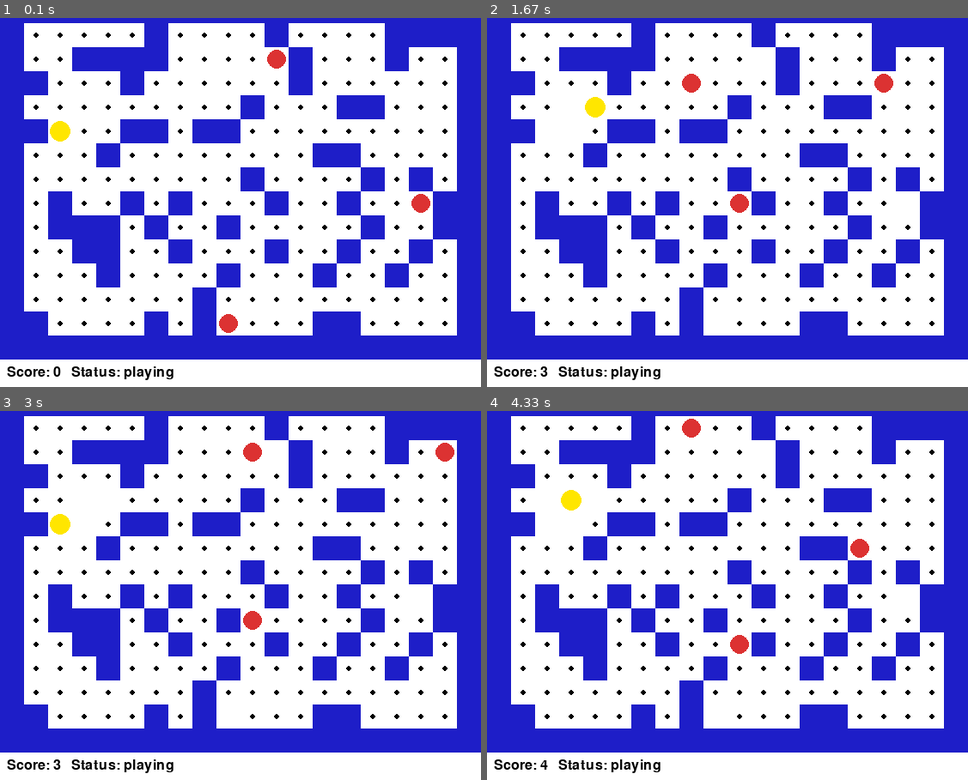
Above: before the commit, frames 1-4 (two rows, left to right).
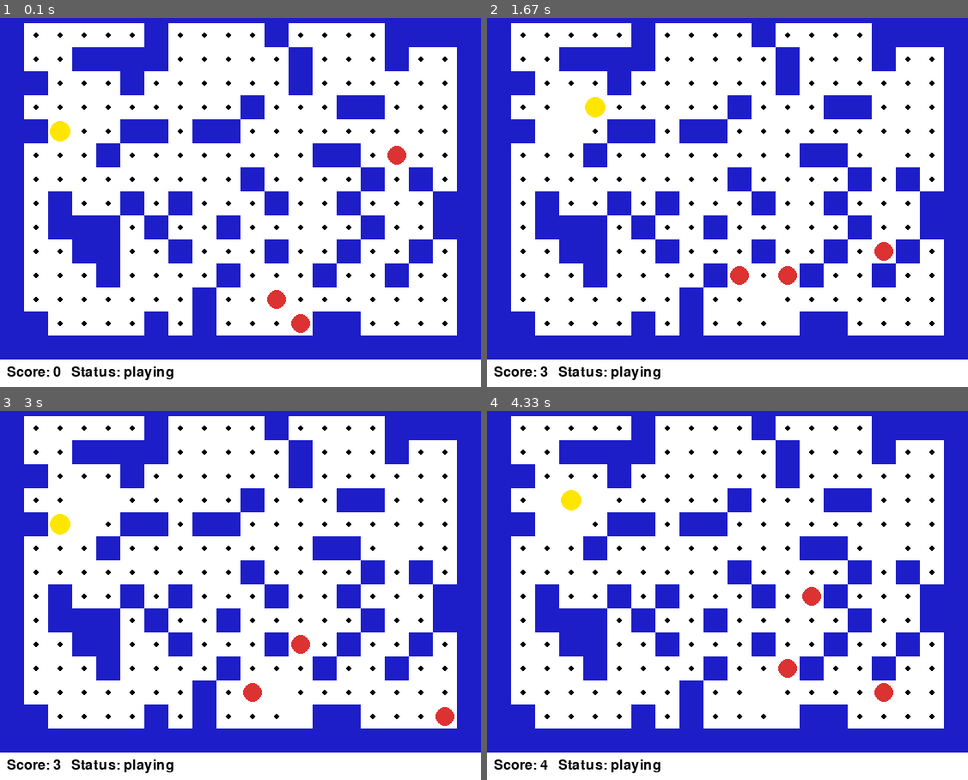
Above: after the commit, the same moments.

Repository: thalwinli/packrlman
Game: pygame game, started from main.py
Two runs of this game, one before a commit and one after it. Both use one fixed random seed, a clock stepped at 60 frames per second and the inputs below.
Inputs:
- Up to frame 1 (0.1 s): no input
- Up to frame 2 (1.67 s): hold Right 0.33-0.8 s; hold Up 0.83-1.18 s; hold Right from 1.22 s (still down)
- Up to frame 3 (3 s): release Right at 1.68 s; hold Left 1.72-2.25 s; hold Down 2.28-2.68 s; hold Left from 2.72 s (still down)
- Up to frame 4 (4.33 s): release Left at 3.12 s; hold Up 3.15-3.55 s; hold Right 3.58-4.22 s; hold Down from 4.25 s (still down)

The runs differ from the first frame. In frame 1, 0.9% of the frame differs, in the area x 45-90%, y 8-86%; in frame 2, 1.0%, in the area x 40-89%, y 10-84%; in frame 3, 1.0%; in frame 4, 1.0%.

Commit message:
Use BFS path distance for ghost spawn placement
Ghosts were placed using Manhattan distance from the player, which
is misleading in a maze: a ghost 5 Manhattan cells away can be one
corridor step away if the walls curve the right way. Replace with
BFS path distance (walls-aware) and raise the minimum:

- MIN_SPAWN_DIST: 5 -> 8 path steps
- New MIN_SPAWN_DIST_FLOOR = 5: degradation stops here, so the
  closest a ghost can ever spawn is 5 steps through the maze (was 2
  Manhattan, which could be adjacent in path distance).
- Only reachable cells considered (unreachable pool entries dropped).
- Dead pool.remove() cleanup from prior review removed.

Test updated to verify BFS distance, not Manhattan.

Co-Authored-By: Claude Opus 4.7 (1M context) <noreply@anthropic.com>

Diff:
--- a/game/map_gen.py
+++ b/game/map_gen.py
@@ -5,7 +5,8 @@
 from collections import deque
 from random import Random
 
-MIN_SPAWN_DIST = 5
+MIN_SPAWN_DIST = 8
+MIN_SPAWN_DIST_FLOOR = 5
 MAX_REGEN_ATTEMPTS = 20
 
 
@@ -13,23 +14,29 @@
     return abs(a[0] - b[0]) + abs(a[1] - b[1])
 
 
-def _bfs_reachable(start, walls, width, height):
-    """Return set of cells reachable from start over non-wall 4-connected neighbors."""
-    seen = {start}
+def _bfs_distances(start, walls, width, height):
+    """Return dict of reachable cell -> path distance (4-connected, walls blocking)."""
+    dist = {start: 0}
     q = deque([start])
     while q:
         x, y = q.popleft()
+        d = dist[(x, y)]
         for dx, dy in ((1, 0), (-1, 0), (0, 1), (0, -1)):
             nx, ny = x + dx, y + dy
             if (
                 0 <= nx < width
                 and 0 <= ny < height
                 and (nx, ny) not in walls
-                and (nx, ny) not in seen
+                and (nx, ny) not in dist
             ):
-                seen.add((nx, ny))
+                dist[(nx, ny)] = d + 1
                 q.append((nx, ny))
-    return seen
+    return dist
+
+
+def _bfs_reachable(start, walls, width, height):
+    """Return set of cells reachable from start (wraps _bfs_distances for compat)."""
+    return set(_bfs_distances(start, walls, width, height).keys())
 
 
 def _attempt_generate(width, height, wall_density, num_ghosts, rng):
@@ -62,22 +69,19 @@
     player_pos = rng.choice(empties)
     remaining = [c for c in empties if c != player_pos]
 
-    # Pick ghosts with Manhattan distance >= MIN_SPAWN_DIST, degrading down to 2
+    # BFS path distances from player; only reachable cells are candidates.
+    # Using path distance (not Manhattan) keeps ghosts genuinely far through the maze.
+    dist_from_player = _bfs_distances(player_pos, walls, width, height)
+    reachable_pool = [c for c in remaining if c in dist_from_player]
+
     ghost_positions = []
     threshold = MIN_SPAWN_DIST
-    pool = list(remaining)
-    while len(ghost_positions) < num_ghosts and threshold >= 2:
-        candidates = [c for c in pool if _manhattan(player_pos, c) >= threshold]
-        if len(candidates) >= (num_ghosts - len(ghost_positions)):
-            # Pick needed number from candidates
-            needed = num_ghosts - len(ghost_positions)
-            picks = rng.sample(candidates, needed)
-            ghost_positions.extend(picks)
-            for p in picks:
-                pool.remove(p)
+    while threshold >= MIN_SPAWN_DIST_FLOOR:
+        candidates = [c for c in reachable_pool if dist_from_player[c] >= threshold]
+        if len(candidates) >= num_ghosts:
+            ghost_positions = rng.sample(candidates, num_ghosts)
             break
-        else:
-            threshold -= 1
+        threshold -= 1
 
     if len(ghost_positions) < num_ghosts:
         return None
--- a/tests/test_map_gen.py
+++ b/tests/test_map_gen.py
@@ -2,7 +2,13 @@
 import random
 from collections import deque
 
-from game.map_gen import generate_map, MIN_SPAWN_DIST, _manhattan
+from game.map_gen import (
+    generate_map,
+    MIN_SPAWN_DIST,
+    MIN_SPAWN_DIST_FLOOR,
+    _bfs_distances,
+    _manhattan,
+)
 
 
 def _bfs_reachable(start, walls, width, height):
@@ -50,16 +56,18 @@
 
 def test_ghost_min_spawn_distance():
     rng = random.Random(7)
+    width, height = 20, 15
     walls, dots, player, ghosts = generate_map(
-        width=20, height=15, wall_density=0.25, num_ghosts=4, rng=rng
+        width=width, height=height, wall_density=0.25, num_ghosts=4, rng=rng
     )
+    dist = _bfs_distances(player, walls, width, height)
     for g in ghosts:
-        d = _manhattan(player, g)
-        # Tolerate fallback to >= 2 on dense maps
-        assert d >= 2, f"Ghost at {g} too close to player {player}: dist={d}"
-    # On a moderate density map with default params, at least one should meet MIN_SPAWN_DIST
-    # (sanity: not all ghosts degraded to fallback in typical cases)
-    assert any(_manhattan(player, g) >= MIN_SPAWN_DIST for g in ghosts) or len(ghosts) == 4
+        d = dist.get(g)
+        assert d is not None, f"Ghost at {g} not reachable from player {player}"
+        assert d >= MIN_SPAWN_DIST_FLOOR, (
+            f"Ghost at {g} too close to player {player}: path_dist={d} "
+            f"< floor={MIN_SPAWN_DIST_FLOOR}"
+        )
 
 
 def test_ghost_count_matches_request():
